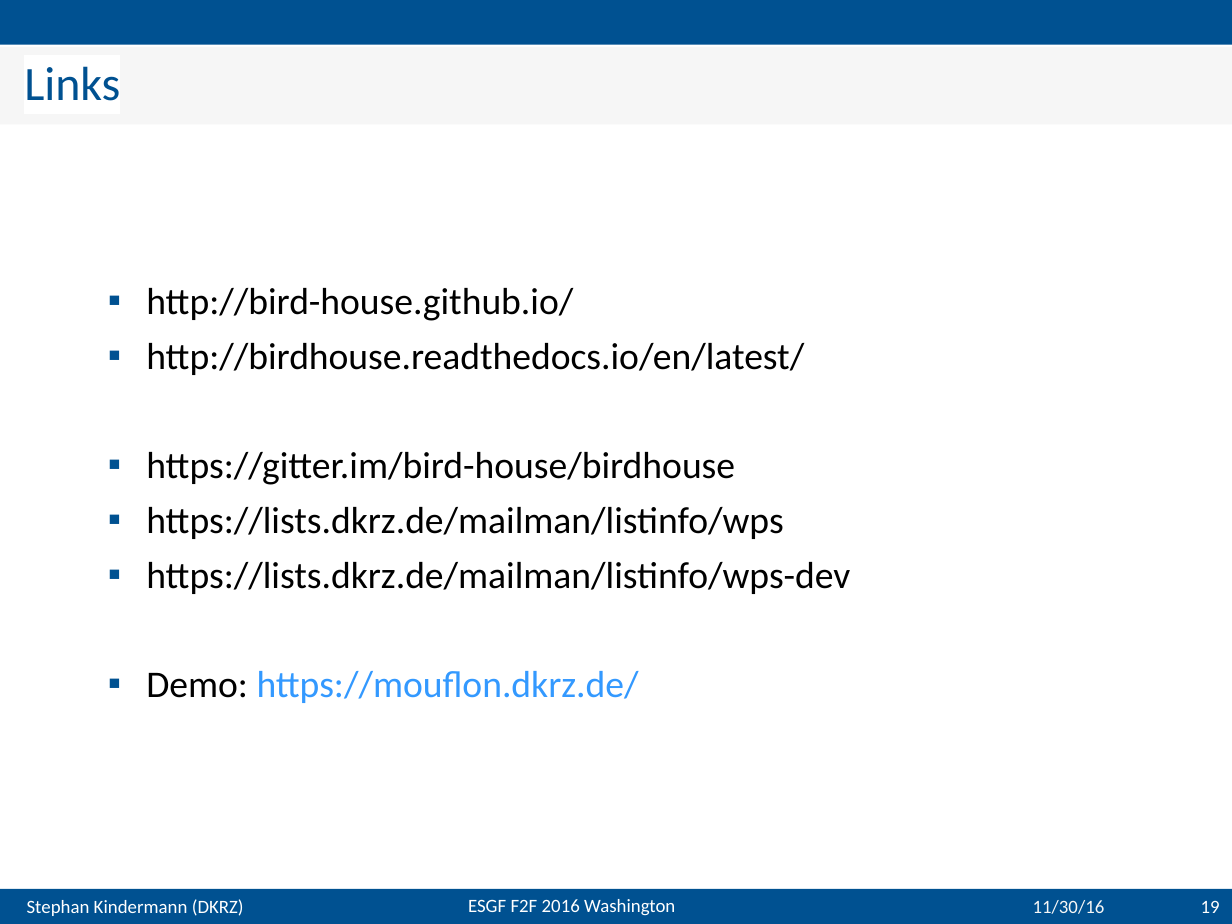
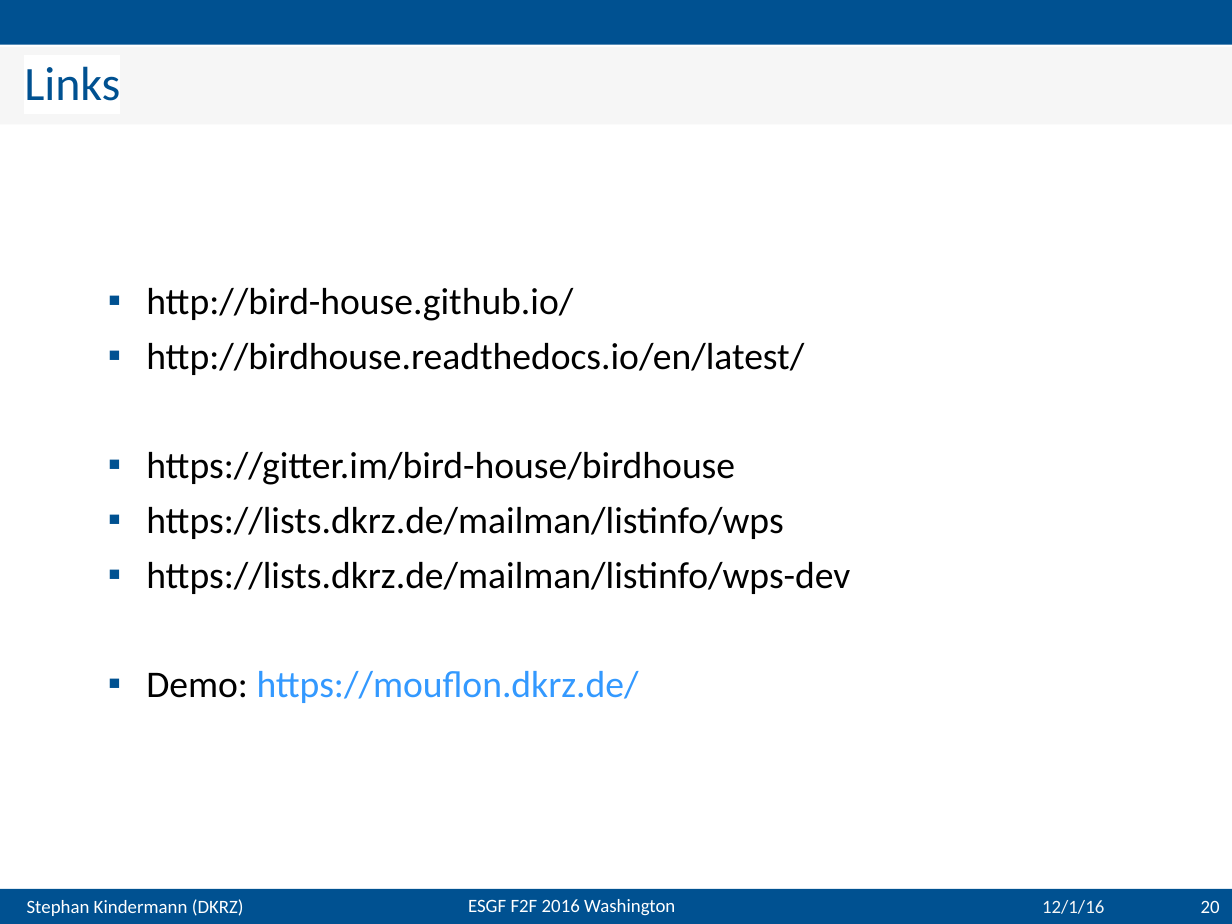
Before and after one commit to bird-house/birdhouse-docs, a slide deck: slide 20 of slides/birdhouse-esgf-f2f-2016/birdhouse-esgf-f2f-2016_dkrz.odp (slide 19 before the commit). Drawn at 1232x924 pixels with LibreOffice and Linux fonts; fonts in the diff are those of the drawing; background and template pictures are left out. Boxes give left, top, right and bottom in pixels: in the first picture for what was removed or moved away, otherwise in the second. Text is boxed around its words. In the diff, an @@ line names an element or a change of style, - is before the commit and + after.

```diff
--- a/slides/birdhouse-esgf-f2f-2016/birdhouse-esgf-f2f-2016_dkrz.odp
+++ b/slides/birdhouse-esgf-f2f-2016/birdhouse-esgf-f2f-2016_dkrz.odp
@@ text at (1042, 900, 1104, 914): text changed @@
-11/30/16
+12/1/16
@@ page number at (1201, 900, 1220, 913): text changed @@
-19
+20
```
Also in this commit, not shown: 19 other slides changed, 2 slides added, 1 slide removed.
